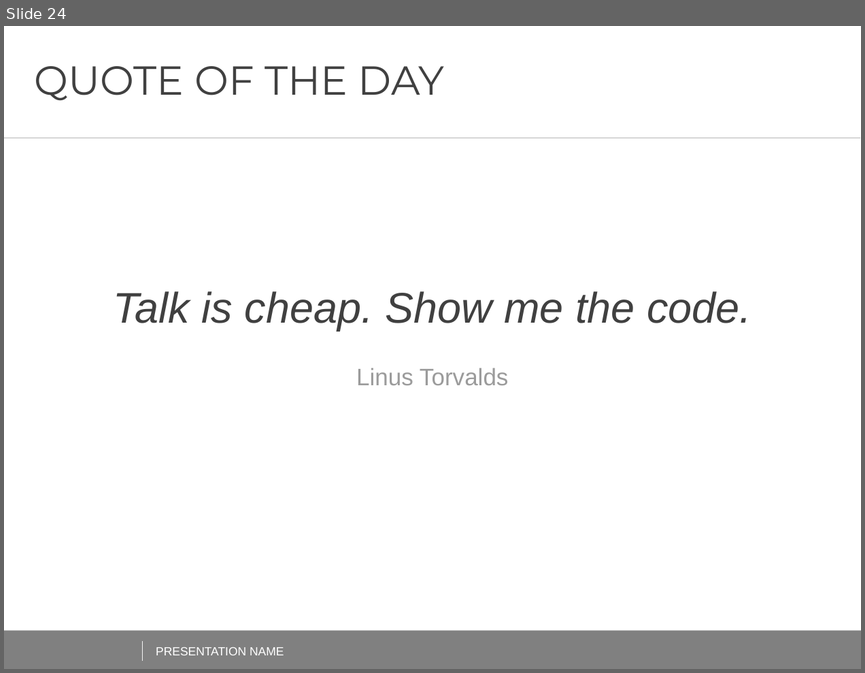
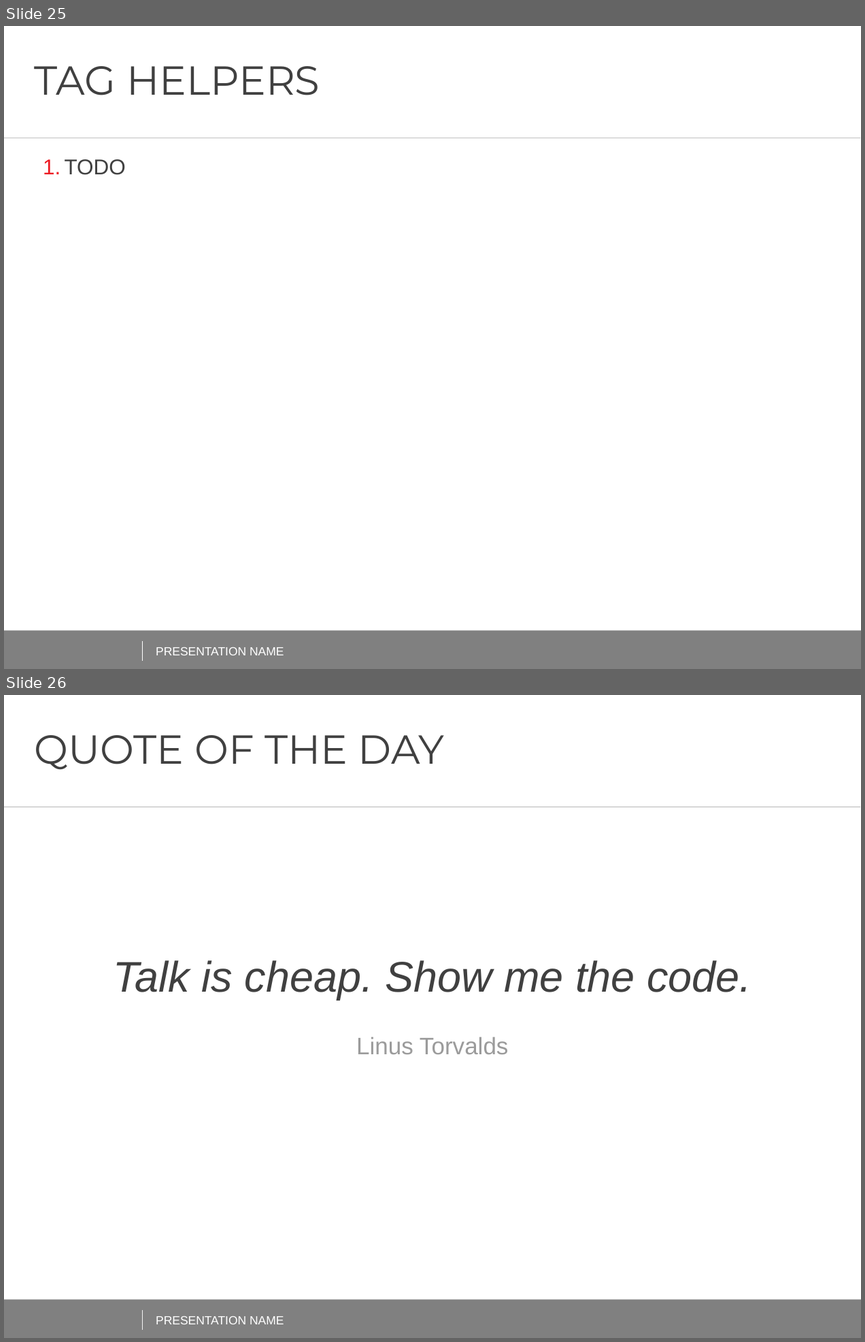
Before and after one commit to AndreiShenets/ASP.NET-Lectures, a slide deck: docs/ASP.NET CORE - iTechArt 2018.pptx. Shown one above the other, each under a label of ours: slide 24 before the commit, slides 25 and 26 after it. The pictures are 865x673 and 865x1342 pixels, drawn with LibreOffice and Linux fonts; fonts in the diff are those of the drawing; background and template pictures are left out. Boxes give left, top, right and bottom in pixels: in the first picture for what was removed or moved away, otherwise in the second. Text is boxed around its words. In the diff, an @@ line names an element or a change of style, - is before the commit and + after.

```diff
--- a/docs/ASP.NET CORE - iTechArt 2018.pptx
+++ b/docs/ASP.NET CORE - iTechArt 2018.pptx
@@ slide 25 added at [4,26,861,669], background #FFFFFF; not listed: 2 template elements that a slide beside it also shows @@
@@ title added at [35,66,320,95], 34 pt, text #404040 @@
+TAG HELPERS
@@ line added from (4, 138) to (860, 138), #BFBFBF 0.5 pt @@
@@ text added at [65,159,126,175], 18 pt, text #404040 @@
+1. TODO
@@ line added from (142, 640) to (142, 661), #FFFFFF 0.5 pt @@
@@ text added at [156,647,283,655], 10 pt, text #FFFFFF @@
+PRESENTATION NAME
@@ what was slide 24 is now slide 26 @@
```
Also in this commit, not shown: 1 slide changed, 2 other slides added, 3 other files.
